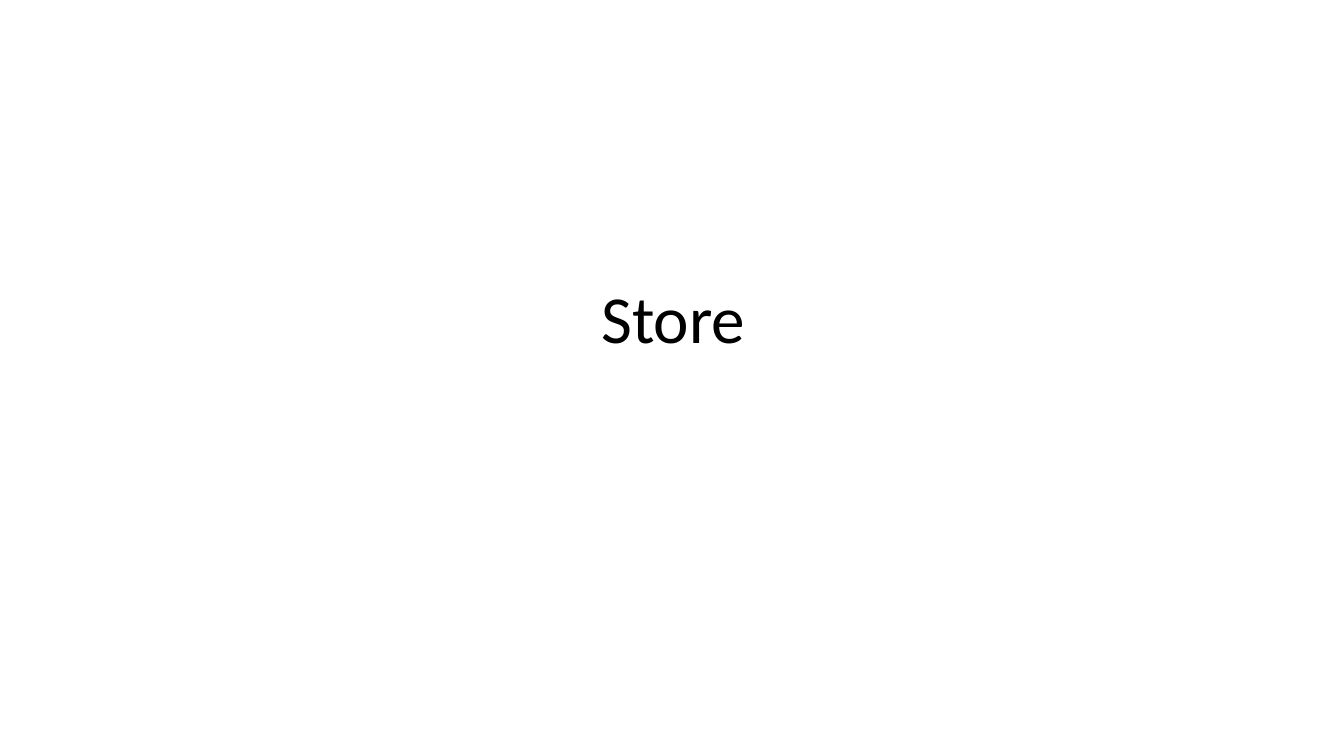
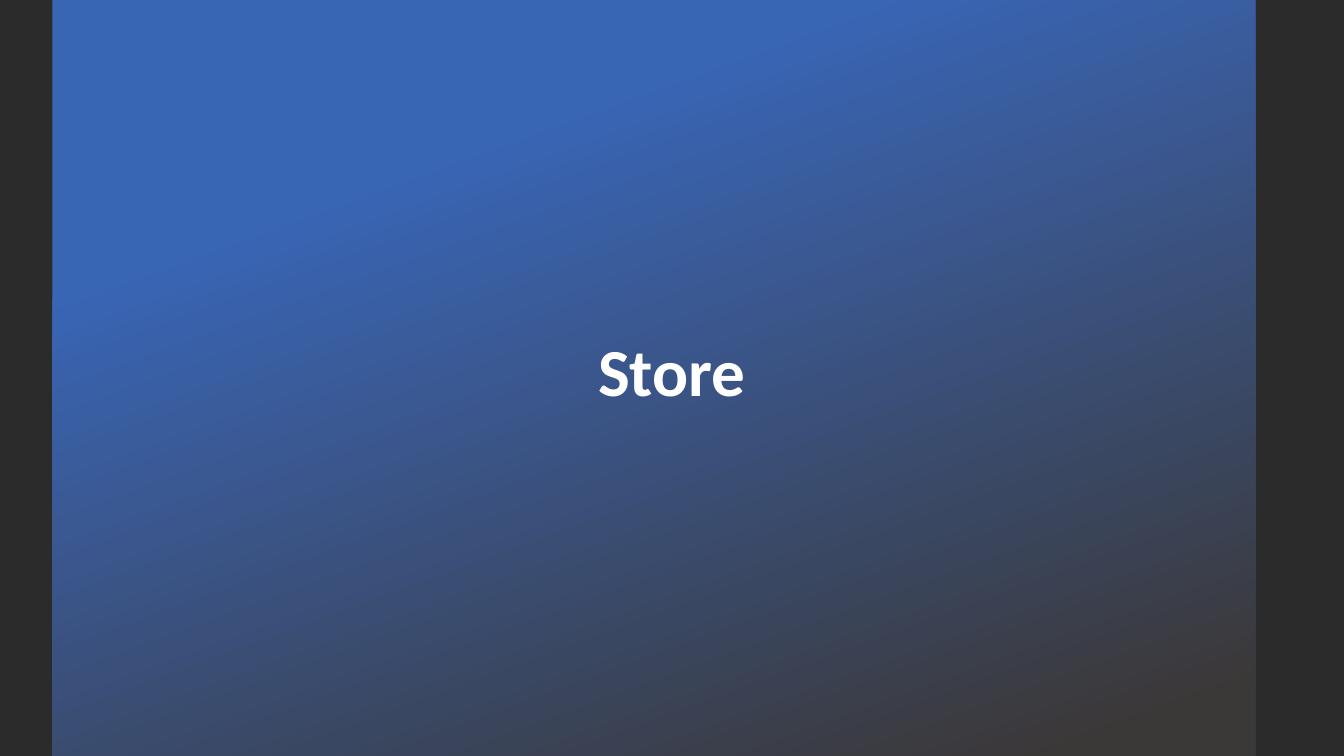
Before and after one commit to EmanuelBenHamo/Fiver-Final-Sprint, a slide deck: slide 20 of Product Definition Document Sample - Vybing - v1.5.pptx (slide 17 before the commit). Drawn at 1344x756 pixels with LibreOffice and Linux fonts; fonts in the diff are those of the drawing; background and template pictures are left out; a plain dark background stands for a picture behind light text. Boxes give left, top, right and bottom in pixels: in the first picture for what was removed or moved away, otherwise in the second. Text is boxed around its words. In the diff, an @@ line names an element or a change of style, - is before the commit and + after.

```diff
--- a/Product Definition Document Sample - Vybing - v1.5.pptx
+++ b/Product Definition Document Sample - Vybing - v1.5.pptx
@@ background #FFFFFF to picture (left out) @@
@@ rectangle added at box(52, 0, 1255, 756), fill gradient #3965B5 to #3B3838 @@
@@ text "Store": place and size @@
-text "Store" at box(601, 299, 745, 344)
+text "Store" at box(598, 352, 745, 397)
@@ text "Store" at box(598, 352, 745, 397): text colour #000000 to #FFFFFF, bold on; line spacing 1 to 0.9; more space between paragraphs; vertical alignment top to bottom @@
```
Also in this commit, not shown: 5 other slides changed, 9 slides added, 2 slides removed.
